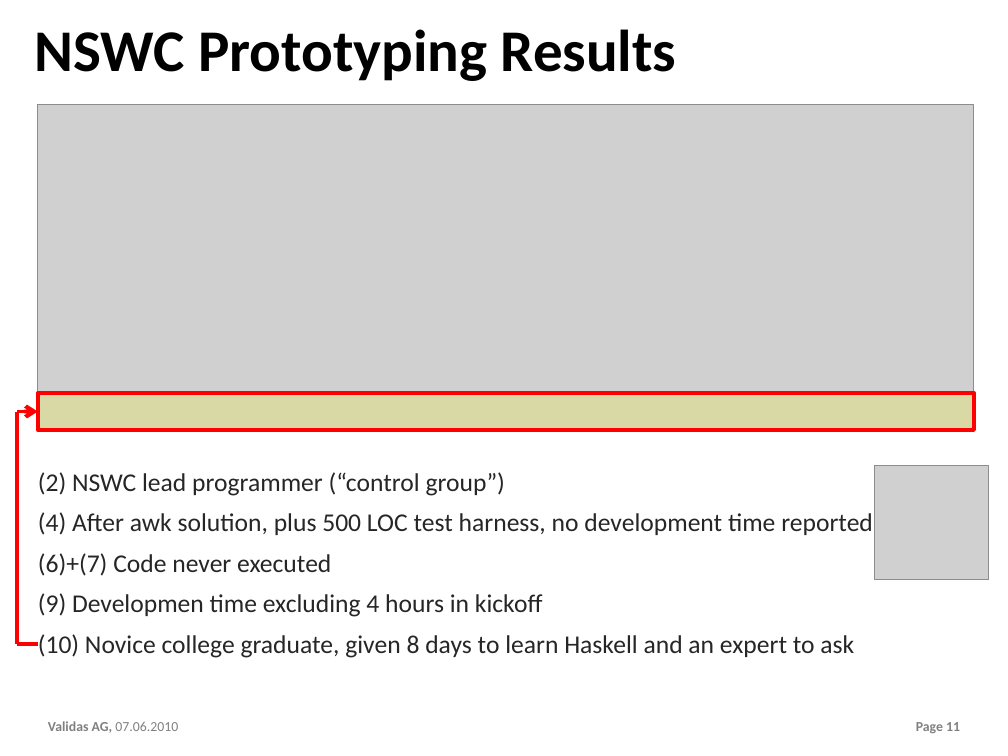
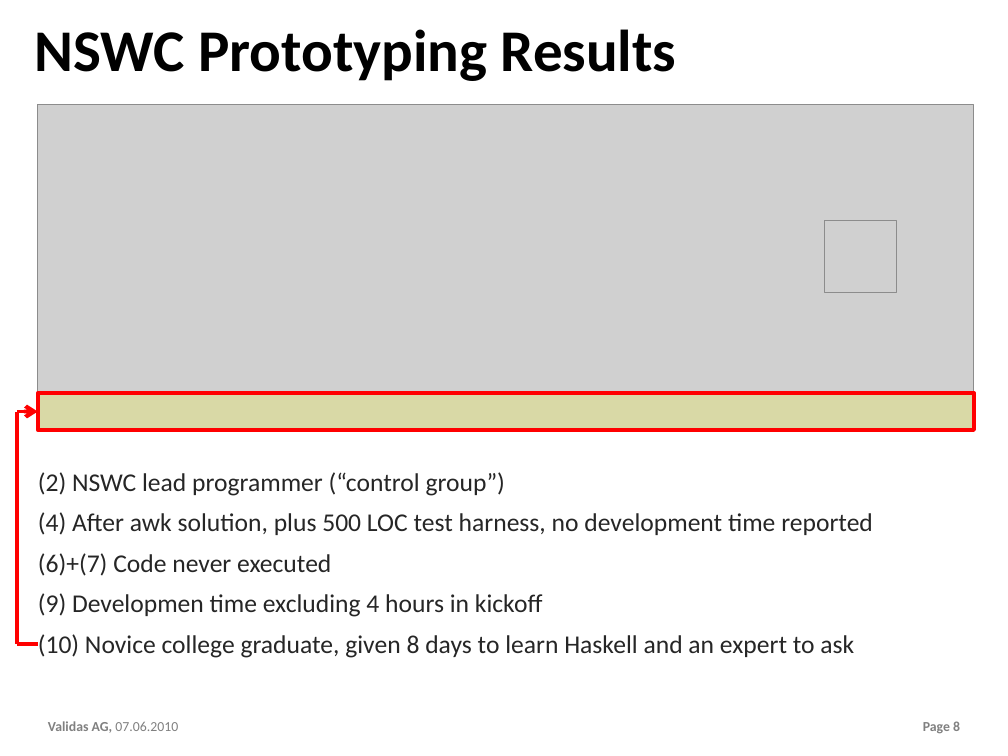
Before and after one commit to theoremprover/chess, a slide deck: slide 8 of ppt/Chess200.pptx (slide 11 before the commit). Drawn at 1008x756 pixels with LibreOffice and Linux fonts; fonts in the diff are those of the drawing; grey boxes stand for pictures; background and template pictures are left out. Boxes give left, top, right and bottom in pixels: in the first picture for what was removed or moved away, otherwise in the second. Text is boxed around its words. In the diff, an @@ line names an element or a change of style, - is before the commit and + after.

```diff
--- a/ppt/Chess200.pptx
+++ b/ppt/Chess200.pptx
@@ picture added at <box>824,220,897,293</box> @@
@@ picture removed at <box>875,466,989,580</box> @@
@@ page number at <box>923,721,960,733</box>: text changed @@
-Page 11
+Page 8
```
Also in this commit, not shown: 4 other slides changed, 3 slides added.
